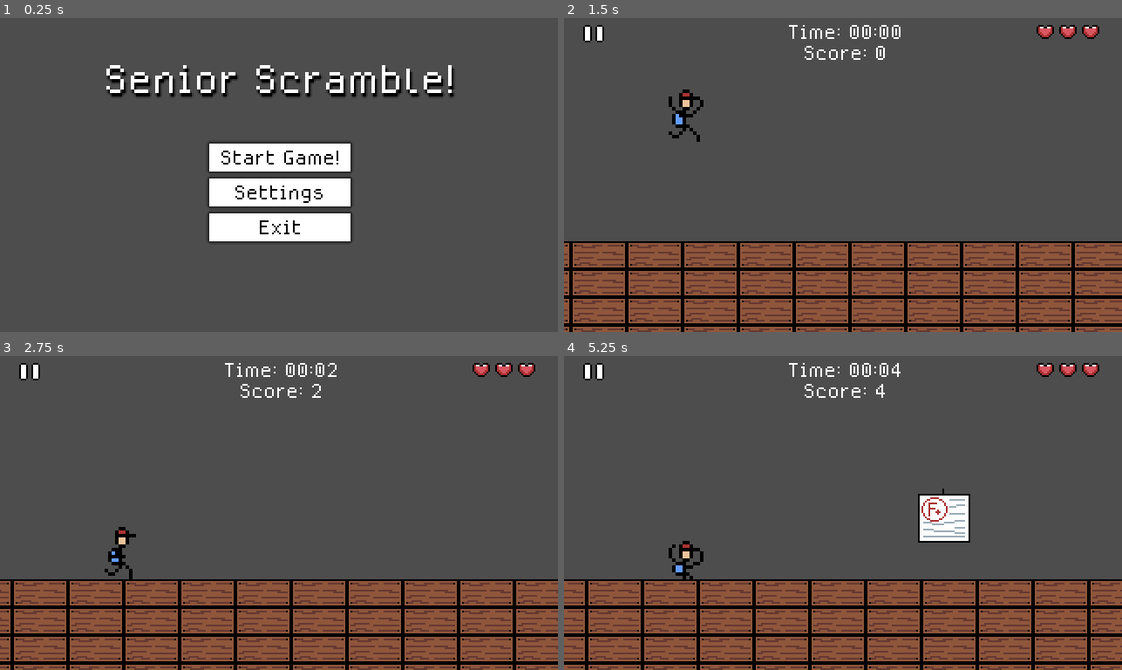
Above: before the commit, frames 1-4 (two rows, left to right).
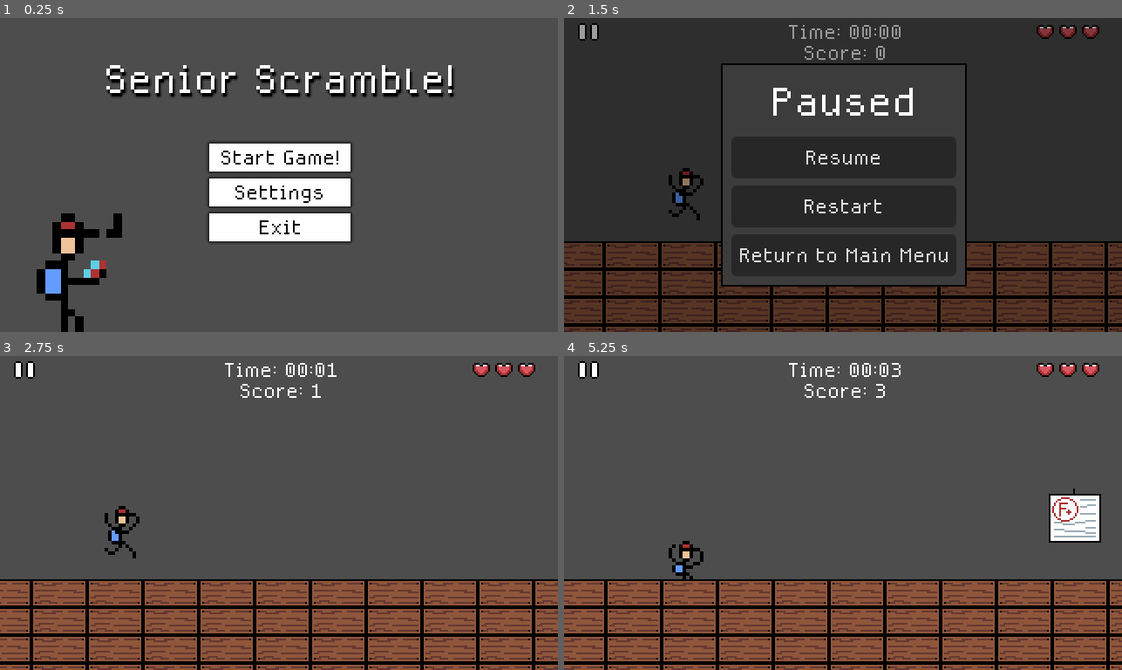
Above: after the commit, the same moments.

Repository: jmate03/Senior-Scramble
Game: Godot game, scene res://scenes/main_menu.tscn
Two runs of this game, one before a commit and one after it. Both use one fixed random seed, a clock stepped at 60 frames per second and the inputs below.
Inputs (mouse positions are in pixels of both pictures, inside the frame that each line leads up to; where the layout moved, square brackets give the same spot in the first picture):
- Up to frame 1 (0.25 s): no input
- Up to frame 2 (1.5 s): click "Start Game!" at 0.5 s; click (586, 30) [591, 33] at 1.25 s
- Up to frame 3 (2.75 s): click (279, 494) at 2 s, where only the run after the commit has a clickable "Resume"
- Up to frame 4 (5.25 s): move the mouse to (965, 497) at 2.77 s; hold Right (ui_right) 2.78-4.28 s; right-click (965, 497) at 2.85 s; click (965, 497) at 3.02 s; move the mouse to (731, 528) at 3.52 s; right-click (731, 528) at 3.6 s; click (731, 528) at 3.77 s; move the mouse to (898, 443) at 4.27 s; hold Left (ui_left) 4.28-5.03 s; right-click (898, 443) at 4.35 s; move the mouse to (815, 575) at 5.02 s; hold Right (ui_right) from 5.03 s (still down); right-click (815, 575) at 5.1 s

The runs differ from the first frame. In frame 1, 2.1% of the frame differs, in the area x 6-22%, y 62-100%; in frame 2, 82%, in the area x 0-100%, y 0-100%; in frame 3, 10%; in frame 4, 12%.

Commit message:
implemented pause screen

Diff:
--- a/project.godot
+++ b/project.godot
@@ -36,6 +36,11 @@
 , Object(InputEventKey,"resource_local_to_scene":false,"resource_name":"","device":-1,"window_id":0,"alt_pressed":false …(186 unchanged characters)…
 ]
 }
+pause={
+"deadzone": 0.2,
+"events": [Object(InputEventKey,"resource_local_to_scene":false,"resource_name":"","device":-1,"window_id":0,"alt_pressed":false,"shift_pressed":false,"ctrl_pressed":false,"meta_pressed":false,"pressed":false,"keycode":0,"physical_keycode":4194305,"key_label":0,"unicode":0,"location":0,"echo":false,"script":null)
+]
+}
 
 [rendering]
 
--- a/scenes/game.tscn
+++ b/scenes/game.tscn
@@ -1,10 +1,11 @@
-[gd_scene load_steps=9 format=3 uid="uid://biylg3tiud64f"]
+[gd_scene load_steps=10 format=3 uid="uid://biylg3tiud64f"]
 
 [ext_resource type="PackedScene" uid="uid://d2fuxm38ciwt4" path="res://scenes/player.tscn" id="1_uwrxv"]
 [ext_resource type="Script" uid="uid://bgtqcebwo6tuh" path="res://scripts/game.gd" id="1_yqjtg"]
 [ext_resource type="PackedScene" uid="uid://dw48py8clkbik" path="res://scenes/ui.tscn" id="2_lbhrr"]
 [ext_resource type="PackedScene" uid="uid://8d08jrf8kku2" path="res://scenes/ground.tscn" id="3_lnu2h"]
 [ext_resource type="FontFile" uid="uid://cnk4iqinc1vkp" path="res://assets/MedodicaRegular.otf" id="3_p57ef"]
+[ext_resource type="Texture2D" uid="uid://bdxta7g842tk2" path="res://assets/UI/pause.png" id="3_u5sy4"]
 [ext_resource type="PackedScene" uid="uid://ctlp3dhm2xje3" path="res://scenes/obstacle_spawner.tscn" id="5_iywne"]
 
 [sub_resource type="StyleBoxFlat" id="StyleBoxFlat_u5sy4"]
@@ -28,6 +29,13 @@
 
 [node name="UI" parent="." instance=ExtResource("2_lbhrr")]
 
+[node name="Pause Button" type="TextureButton" parent="UI"]
+unique_name_in_owner = true
+offset_left = 6.0
+offset_right = 22.0
+offset_bottom = 16.0
+texture_normal = ExtResource("3_u5sy4")
+
 [node name="Game Over" type="ColorRect" parent="UI"]
 unique_name_in_owner = true
 visible = false
@@ -36,7 +44,7 @@
 anchor_bottom = 1.0
 grow_horizontal = 2
 grow_vertical = 2
-color = Color(0, 0, 0, 0.392157)
+color = Color(0, 0, 0, 1)
 
 [node name="PanelContainer" type="PanelContainer" parent="UI/Game Over"]
 layout_mode = 1
@@ -91,6 +99,7 @@
 
 [node name="Pause Menu" type="ColorRect" parent="UI"]
 unique_name_in_owner = true
+process_mode = 3
 anchors_preset = 15
 anchor_right = 1.0
 anchor_bottom = 1.0
@@ -131,6 +140,7 @@
 horizontal_alignment = 1
 
 [node name="Resume" type="Button" parent="UI/Pause Menu/PanelContainer/MarginContainer/VBoxContainer"]
+unique_name_in_owner = true
 layout_mode = 2
 theme_override_fonts/font = ExtResource("3_p57ef")
 text = "Resume
--- /dev/null
+++ b/scenes/idle_player.gd
@@ -0,0 +1,11 @@
+extends AnimatedSprite2D
+
+
+# Called when the node enters the scene tree for the first time.
+func _ready() -> void:
+	play("idle")
+
+
+# Called every frame. 'delta' is the elapsed time since the previous frame.
+func _process(delta: float) -> void:
+	pass
--- a/scenes/main_menu.tscn
+++ b/scenes/main_menu.tscn
@@ -1,7 +1,9 @@
-[gd_scene load_steps=7 format=3 uid="uid://bphehqrf67473"]
+[gd_scene load_steps=14 format=3 uid="uid://bphehqrf67473"]
 
 [ext_resource type="Script" uid="uid://dxge4xu6fn5by" path="res://scripts/main_menu.gd" id="1_ekxnf"]
 [ext_resource type="FontFile" uid="uid://cnk4iqinc1vkp" path="res://assets/MedodicaRegular.otf" id="1_l6cm7"]
+[ext_resource type="Texture2D" uid="uid://bch0wlfa4o8d0" path="res://assets/Player/player_idle.png" id="3_bqqt6"]
+[ext_resource type="Script" uid="uid://3orj5xv2jc2v" path="res://scenes/idle_player.gd" id="4_wu84c"]
 
 [sub_resource type="StyleBoxEmpty" id="StyleBoxEmpty_l6cm7"]
 
@@ -16,6 +18,42 @@
 [sub_resource type="StyleBoxFlat" id="StyleBoxFlat_ekxnf"]
 bg_color = Color(1, 1, 1, 1)
 shadow_size = 2
+
+[sub_resource type="AtlasTexture" id="AtlasTexture_wu84c"]
+atlas = ExtResource("3_bqqt6")
+region = Rect2(0, 0, 16, 16)
+
+[sub_resource type="AtlasTexture" id="AtlasTexture_8ln24"]
+atlas = ExtResource("3_bqqt6")
+region = Rect2(16, 0, 16, 16)
+
+[sub_resource type="AtlasTexture" id="AtlasTexture_rtw2f"]
+atlas = ExtResource("3_bqqt6")
+region = Rect2(32, 0, 16, 16)
+
+[sub_resource type="AtlasTexture" id="AtlasTexture_oa1go"]
+atlas = ExtResource("3_bqqt6")
+region = Rect2(48, 0, 16, 16)
+
+[sub_resource type="SpriteFrames" id="SpriteFrames_tbmy8"]
+animations = [{
+"frames": [{
+"duration": 1.0,
+"texture": SubResource("AtlasTexture_wu84c")
+}, {
+"duration": 1.0,
+"texture": SubResource("AtlasTexture_8ln24")
+}, {
+"duration": 1.0,
+"texture": SubResource("AtlasTexture_rtw2f")
+}, {
+"duration": 1.0,
+"texture": SubResource("AtlasTexture_oa1go")
+}],
+"loop": true,
+"name": &"idle",
+"speed": 8.0
+}]
 
 [node name="Main Menu" type="Control"]
 layout_mode = 3
@@ -105,6 +143,14 @@
 theme_override_font_sizes/font_size = 32
 text = "Senior Scramble!"
 
+[node name="IdlePlayer" type="AnimatedSprite2D" parent="."]
+position = Vector2(-121, 54)
+scale = Vector2(4.41406, 4.50507)
+sprite_frames = SubResource("SpriteFrames_tbmy8")
+animation = &"idle"
+frame_progress = 0.304618
+script = ExtResource("4_wu84c")
+
 [connection signal="pressed" from="VBoxContainer/start" to="." method="_on_start_pressed"]
 [connection signal="pressed" from="VBoxContainer/settings" to="." method="_on_settings_pressed"]
 [connection signal="pressed" from="VBoxContainer/exit" to="." method="_on_exit_pressed"]
--- a/scenes/ob_papers.tscn
+++ b/scenes/ob_papers.tscn
@@ -43,7 +43,7 @@
 }]
 
 [sub_resource type="RectangleShape2D" id="RectangleShape2D_s4mfd"]
-size = Vector2(26, 26)
+size = Vector2(26, 49)
 
 [node name="ob_papers" type="Area2D"]
 script = ExtResource("1_iaa62")
@@ -54,4 +54,5 @@
 animation = &"papers3"
 
 [node name="CollisionShape2D" type="CollisionShape2D" parent="."]
+position = Vector2(0, -11.5)
 shape = SubResource("RectangleShape2D_s4mfd")
--- a/scenes/ui.tscn
+++ b/scenes/ui.tscn
@@ -1,8 +1,7 @@
-[gd_scene load_steps=4 format=3 uid="uid://dw48py8clkbik"]
+[gd_scene load_steps=3 format=3 uid="uid://dw48py8clkbik"]
 
 [ext_resource type="FontFile" uid="uid://cnk4iqinc1vkp" path="res://assets/MedodicaRegular.otf" id="1_nt7q6"]
 [ext_resource type="PackedScene" uid="uid://1ee3dx372j3" path="res://scenes/lives.tscn" id="2_x4jx1"]
-[ext_resource type="Texture2D" uid="uid://bdxta7g842tk2" path="res://assets/UI/pause.png" id="3_yev5y"]
 
 [node name="UI" type="CanvasLayer"]
 
@@ -35,11 +34,3 @@
 
 [node name="Lives" parent="." instance=ExtResource("2_x4jx1")]
 position = Vector2(276, 8)
-
-[node name="Pause Button" type="TextureButton" parent="."]
-unique_name_in_owner = true
-offset_left = 9.0
-offset_top = 1.0
-offset_right = 25.0
-offset_bottom = 17.0
-texture_normal = ExtResource("3_yev5y")
--- a/scripts/game.gd
+++ b/scripts/game.gd
@@ -15,7 +15,8 @@
 	%P_Restart.pressed.connect(_on_restart_pressed)
 	%"GO_Main Menu".pressed.connect(_on_main_menu_pressed)
 	%"P_Main Menu".pressed.connect(_on_main_menu_pressed)
-	# %"Pause Button".pressed.connect(_on_pause_button_pressed) # need to fix
+	%"Pause Button".pressed.connect(_on_pause_button_pressed)
+	%Resume.pressed.connect(_on_resume_button_pressed)
 
 	%"Pause Menu".hide()
 	%"Game Over".hide()
@@ -27,6 +28,8 @@
 	if game_running:
 		update_time(delta)
 		update_score(delta)
+	if Input.is_action_just_pressed("pause"):
+		_on_pause_button_pressed()
 
 
 func start_game():
@@ -51,9 +54,19 @@
 	obstacle_spawner.stop_spawn()
 	%"Game Over".show()
 	%"Final Score".text = "Final Score: " + str(int(score))
+
+# Button functions
 func _on_restart_pressed():
+	if get_tree().paused == true:
+		get_tree().paused = false
 	get_tree().reload_current_scene()
 func _on_main_menu_pressed():
+	if get_tree().paused == true:
+		get_tree().paused = false
 	get_tree().change_scene_to_file("res://scenes/main_menu.tscn")
 func _on_pause_button_pressed():
 	%"Pause Menu".show()
+	get_tree().paused = true
+func _on_resume_button_pressed():
+	%"Pause Menu".hide()
+	get_tree().paused = false
Not shown, added: scenes/idle_player.gd.uid
